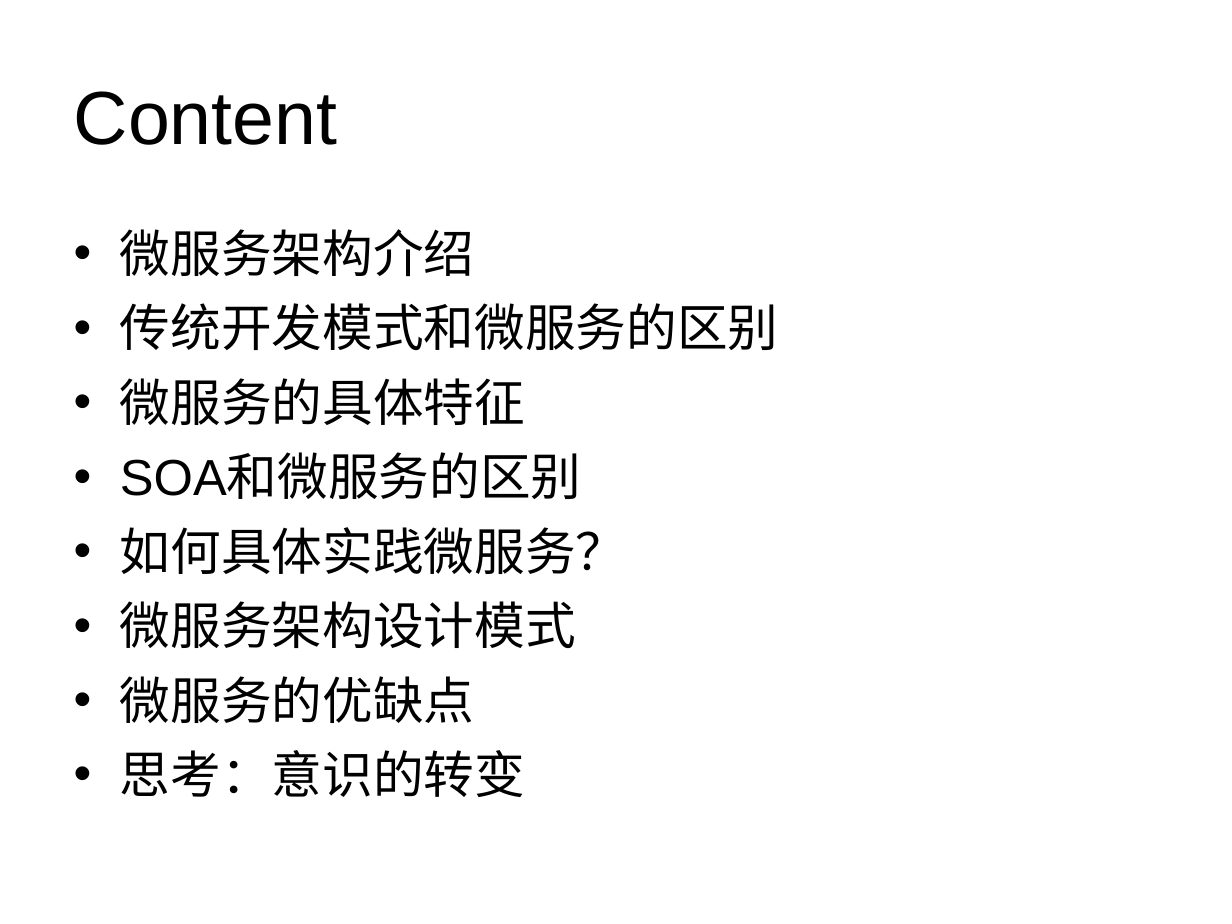
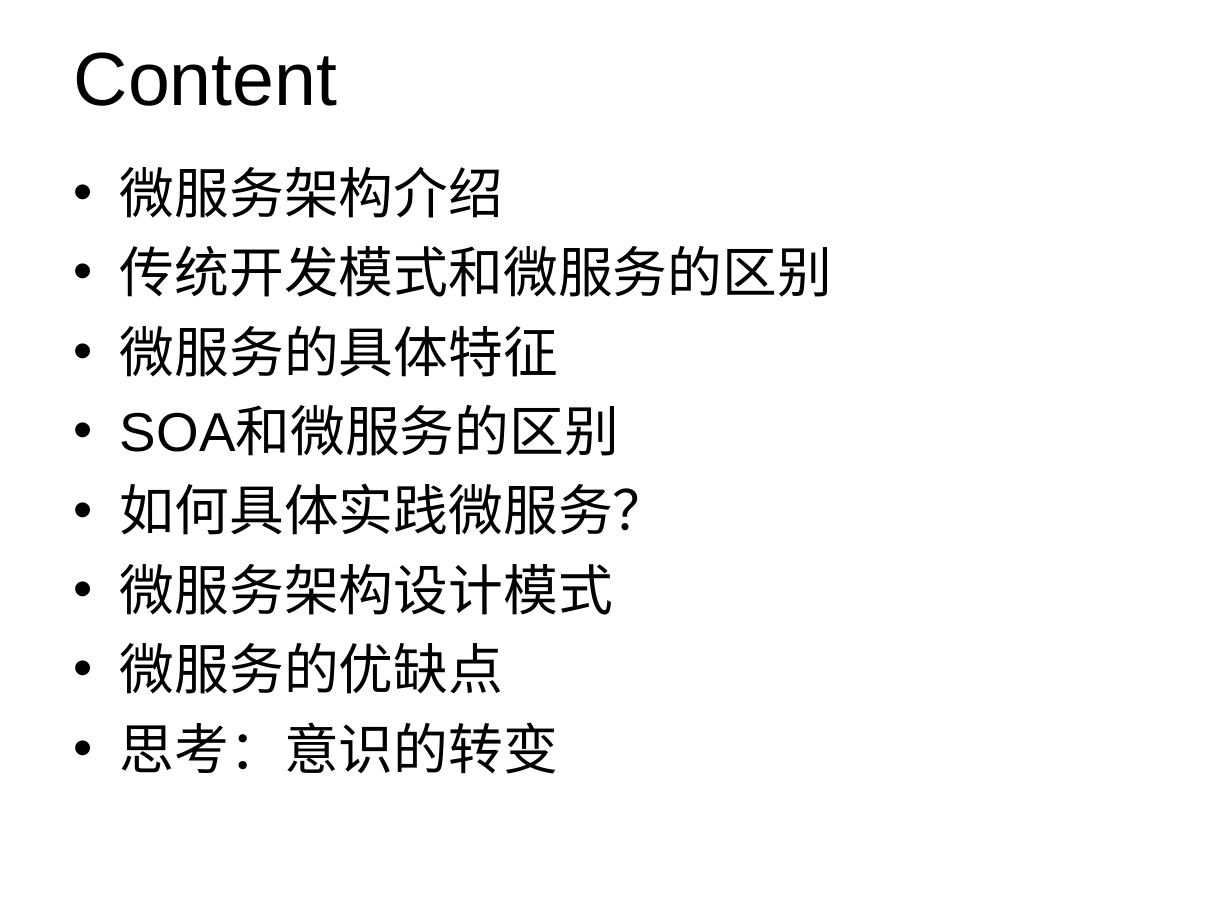
Before and after one commit to Wang-Ray/notes, a slide deck: slide 2 of Micro service.ppt. Drawn at 1232x924 pixels with LibreOffice and Linux fonts; fonts in the diff are those of the drawing; background and template pictures are left out. Boxes give left, top, right and bottom in pixels: in the first picture for what was removed or moved away, otherwise in the second. Text is boxed around its words. In the diff, an @@ line names an element or a change of style, - is before the commit and + after.

```diff
--- a/Micro service.ppt
+++ b/Micro service.ppt
@@ title "Content": place and size @@
-title "Content" at (74,91,337,145)
+title "Content" at (74,52,337,106)
@@ text "微服务架构介绍": place and size @@
-text "微服务架构介绍" at (120,229,779,797)
+text "微服务架构介绍" at (120,167,832,774)
@@ text "微服务架构介绍" at (120,167,832,774): size 29.6 to 32 pt @@
```
Also in this commit, not shown: 29 other slides changed, 5 other files.
